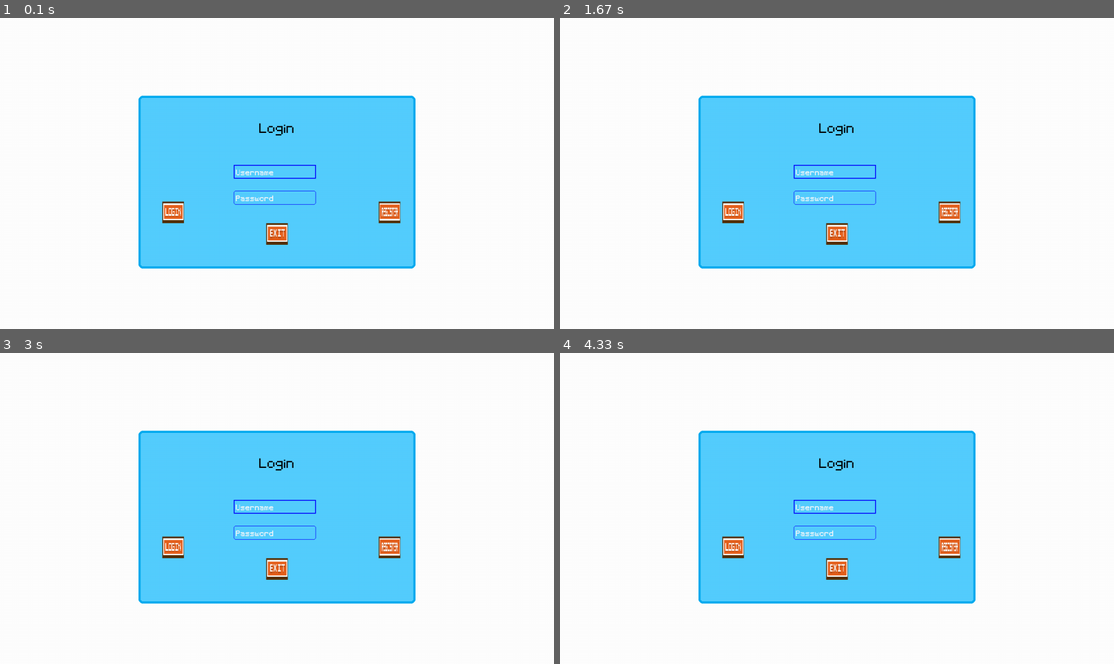
Above: before the commit, frames 1-4 (two rows, left to right).
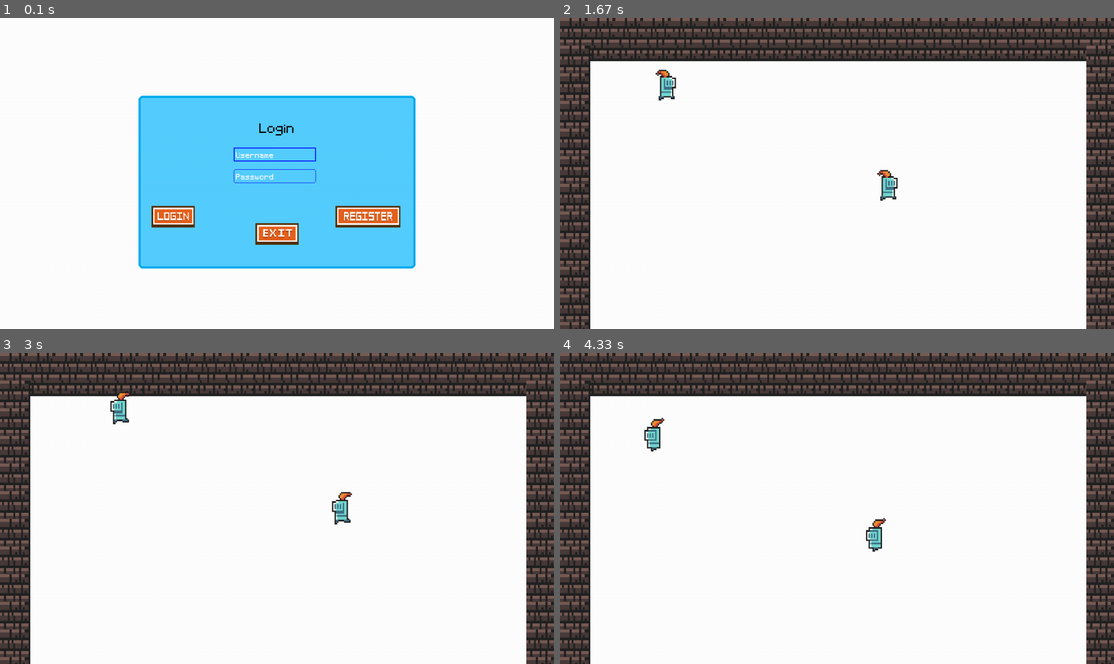
Above: after the commit, the same moments.

Repository: AeKard/GamedevPygame
Game: pygame game, started from main.py
The game is run twice, just before and just after one commit, with the same random seed, the same clock (stepped at 60 frames per second) and the same inputs.
Inputs (mouse positions are in pixels of both pictures, inside the frame that each line leads up to):
- Up to frame 1 (0.1 s): no input
- Up to frame 2 (1.67 s): click (731, 217) at 0.38 s; click (925, 217) at 0.72 s; hold Right 1-1.47 s; hold Up from 1.5 s (still down)
- Up to frame 3 (3 s): release Up at 1.8 s; press the mouse at (171, 552) at 1.87 s; move the mouse to (160, 580) at 1.97 s; release the mouse at (155, 604) at 2.1 s; hold Right 2.17-2.63 s; hold Left from 2.67 s (still down)
- Up to frame 4 (4.33 s): release Left at 3.2 s; hold Down 3.23-3.53 s; press the mouse at (837, 511) at 3.6 s; move the mouse to (776, 480) at 3.7 s; release the mouse at (715, 449) at 3.83 s; click "Username" at 3.95 s; hold Left from 4.23 s (still down)

The runs differ from the first frame. In frame 1, 2.5% of the frame differs, in the area x 27-73%, y 41-73%; in frame 2, 51%; in frame 3, 51%; in frame 4, 51%, in the area x 0-100%, y 0-100%.

Commit message:
playermovement, tile set

Diff:
--- /dev/null
+++ b/level.py
@@ -0,0 +1,39 @@
+import pygame
+from setting import *
+from player import Player
+from tile import Tile
+
+class level:
+    def __init__(self):
+        # get the display surface
+        self.display_surface = pygame.display.get_surface()
+
+        # sprite Group
+        self.player_sprite = pygame.sprite.Group() # groups the player
+        self.visible_sprite = pygame.sprite.Group()
+        self.obstacle_sprite = pygame.sprite.Group()
+
+        self.setup() # calls the function setup in init
+
+        #sprite setup
+        self.create_map()
+        # SPRITE
+    def create_map(self):
+        for row_index,row in enumerate(WORLD_MAP):
+            for col_index, col in enumerate(row):
+                x = col_index * TILE_SIZE
+                y = row_index * TILE_SIZE
+                if col == 'x':
+                    Tile((x,y),[self.visible_sprite]) # POSITION GROUP
+                if col == 'p':
+                    Player((x,y),[self.player_sprite])
+
+
+    def setup(self):
+        self.player = Player((640,360), self.player_sprite) # Gets the player pos and group
+
+    def run(self, dt):
+        self.display_surface.fill('white') # fill the display surface
+        self.visible_sprite.draw(self.display_surface)
+        self.player_sprite.draw(self.display_surface) # draw the sprite in display surface
+        self.player_sprite.update(dt) # update the sprite and calls all children
--- a/main.py
+++ b/main.py
@@ -1,54 +1,66 @@
 import pygame, sys
 from setting import *
+from level import level
 
 pygame.init()
+#title
 clock = pygame.time.Clock()
 # Main SCREEN
 SCREEN = pygame.display.set_mode((SCREEN_WIDTH,SCREEN_HEIGHT))
 
 #SCREEN CONTROL
 ctr_login = True
+ctr_register = False
+ctr_gameloop = False
 # LOGIN SCREEN BackGround
 # btn Image in login
 exit_btn = pygame.image.load('Button/0_exit_btn.png').convert_alpha()
-exit_scaled = pygame.transform.scale(exit_btn,(50,50))
-exit_center_rect = exit_scaled.get_rect(center = (640,500))
+exit_scaled = pygame.transform.scale(exit_btn,(100,50))
 
 login_btn = pygame.image.load('Button/1_login_btn.png').convert_alpha()
-login_scaled = pygame.transform.scale(login_btn,(50,50))
-login_center_rect = login_scaled.get_rect(center = (400, 450))
+login_scaled = pygame.transform.scale(login_btn,(100,50))
 
 register_btn = pygame.image.load('Button/2_register_btn.png').convert_alpha()
-register_scaled = pygame.transform.scale(register_btn,(50,50))
-register_center_rect = register_scaled.get_rect(center = (900, 450))
-
-button_pressed_exit = False
+register_scaled = pygame.transform.scale(register_btn,(150,50))
+
 button_pressed_login = False
 button_pressed_register = False
 #GLOBAL FONT
 base_font = pygame.font.Font('font/Pixeltype.ttf',50) # initialize the font fonttype, Fontsize
 #FONT
 login_surface = base_font.render('Login', False, 'black') # login AA color
+register_surface = base_font.render('register', False, 'black') # login AA color
 login_rect = login_surface.get_rect(center = (SCREEN_WIDTH / 2,SCREEN_HEIGHT / 2 - 100))
-
-
+register_rect = register_surface.get_rect(center = (SCREEN_WIDTH / 2,SCREEN_HEIGHT / 2 - 100))
+
+
+# Login From
 #FONT USERINPUT
 user_font = pygame.font.Font('font/Pixeltype.ttf',30) # initialize the font fonttype, Fontsize
 COLOR_INACTIVE = pygame.Color('lightskyblue3')
 COLOR_ACTIVE = pygame.Color('dodgerblue2')
-
 user_input = 'Username'
-user_surface_rect = pygame.Rect(SCREEN_WIDTH/2 - 100,340,190,32)
+user_surface_rect = pygame.Rect(SCREEN_WIDTH/2 - 100,300,190,32)
 
 pass_input = 'Password'
-pass_surface_rect = pygame.Rect(SCREEN_WIDTH/2 - 100, 400,190,32)
+pass_surface_rect = pygame.Rect(SCREEN_WIDTH/2 - 100, 350,190,32)
 
 user_active = False
 pass_active = False
 
-#BUTTON IS PRESSED?
-
-# GAME LOOP
+#RegisterForm
+user_input_reg = 'Username'
+user_surface_rect_reg = pygame.Rect(SCREEN_WIDTH/2 - 100,300,190,32)
+
+pass_input_reg = 'Password'
+pass_surface_rect_reg = pygame.Rect(SCREEN_WIDTH/2 - 100, 350,190,32)
+
+user_active_reg = False
+pass_active_reg = False
+# LEVEL
+level_surface = level()
+
+
 while True:
     # MAIN SCREEN
     SCREEN.fill('white')
@@ -57,9 +69,12 @@
         pygame.draw.rect(SCREEN, '#55CEFF', pygame.Rect(320,180,640,400),0,10)
         pygame.draw.rect(SCREEN, '#00ABF0', pygame.Rect(320,180,640,400),5,10)
         # Draw in login_surf
-        #btn
+        # placement and printing btn
+        exit_center_rect = exit_scaled.get_rect(center = (640,500))
         SCREEN.blit(exit_scaled, exit_center_rect)
+        login_center_rect = login_scaled.get_rect(center = (400, 460))
         SCREEN.blit(login_scaled, login_center_rect)
+        register_center_rect = register_scaled.get_rect(center = (850, 460))
         SCREEN.blit(register_scaled, register_center_rect)
         #login text
         SCREEN.blit(login_surface, login_rect)
@@ -72,24 +87,67 @@
         pass_surface =  user_font.render(pass_input,False,(255,250,250))
         SCREEN.blit(pass_surface,(pass_surface_rect.x + 5, pass_surface_rect.y + 10))
 
+    if ctr_register:
+        # Register Screen
+
+        pygame.draw.rect(SCREEN, '#55CEFF', pygame.Rect(320,180,640,400),0,10)
+        pygame.draw.rect(SCREEN, '#00ABF0', pygame.Rect(320,180,640,400),5,10)
+        # Draw in login_surf
+        #btn
+        login_center_rect = login_scaled.get_rect(center = (400, 460))
+        SCREEN.blit(login_scaled, login_center_rect)
+        exit_center_rect = exit_scaled.get_rect(center = (640,500))
+        SCREEN.blit(exit_scaled, exit_center_rect)
+        register_center_rect = register_scaled.get_rect(center = (600,600))
+        SCREEN.blit(register_scaled, register_center_rect)
+        #login text
+        SCREEN.blit(register_surface, register_rect)
+        #Login Input text box
+        pygame.draw.rect(SCREEN, 'blue',user_surface_rect_reg,2)
+        user_surface_reg =  user_font.render(user_input_reg,False,(255,250,250))
+        SCREEN.blit(user_surface_reg,(user_surface_rect.x + 5, user_surface_rect.y + 10))
+
+        pygame.draw.rect(SCREEN, 'blue',pass_surface_rect,1,5)
+        pass_surface_reg =  user_font.render(pass_input_reg,False,(255,250,250))
+        SCREEN.blit(pass_surface_reg,(pass_surface_rect.x + 5, pass_surface_rect.y + 10))
+
+    # Game Loop
 
     for event in pygame.event.get():
         if event.type == pygame.QUIT:
             pygame.quit()
             sys.exit()
-
         # Login Interface user INPUTS
+
         if ctr_login:
+            mouse_pos = pygame.mouse.get_pos()
             # Button Inputs
-
+            if login_center_rect.collidepoint(mouse_pos):
+                if pygame.mouse.get_pressed()[0] == 1:
+                    if user_input == user_input_reg and pass_input_reg == pass_input:
+                        ctr_gameloop = True
+                    button_pressed_login = True
+            if register_center_rect.collidepoint(mouse_pos):
+                if pygame.mouse.get_pressed()[0] == 1:
+                    button_pressed_register = True
+                    ctr_login = False
+                    ctr_register = True
+            if exit_center_rect.collidepoint(mouse_pos):
+                if pygame.mouse.get_pressed()[0] == 1:
+                    pygame.quit()
+                    sys.exit()
             # Typing Inputs
             if event.type == pygame.MOUSEBUTTONDOWN:
                 if user_surface_rect.collidepoint(event.pos):
                     user_active = True
+                    if(user_input == 'Username'):
+                        user_input = ''
                 else:
                     user_active = False
                 if pass_surface_rect.collidepoint(event.pos):
                     pass_active = True
+                    if(pass_input == 'Password'):
+                        pass_input = ''
                 else:
                     pass_active = False
             if event.type == pygame.KEYDOWN:
@@ -106,7 +164,53 @@
                             pass_input = pass_input[:-1]
                         else:
                             pass_input += event.unicode
-
-
-    dt = clock.tick(60)
+        if ctr_register:
+            mouse_pos = pygame.mouse.get_pos()
+            # Button Inputs
+            if login_center_rect.collidepoint(mouse_pos):
+                if pygame.mouse.get_pressed()[0] == 1:
+                    ctr_register = False
+                    ctr_login = True
+                    button_pressed_login = True
+            if register_center_rect.collidepoint(mouse_pos):
+                if pygame.mouse.get_pressed()[0] == 1:
+                    button_pressed_register = True
+            if exit_center_rect.collidepoint(mouse_pos):
+                if pygame.mouse.get_pressed()[0] == 1:
+                    pygame.quit()
+                    sys.exit()
+            # Typing Inputs
+            if event.type == pygame.MOUSEBUTTONDOWN:
+                if user_surface_rect_reg.collidepoint(event.pos):
+                    user_active_reg = True
+                    if user_input_reg == 'Username':
+                        user_input_reg = ''
+                else:
+                    user_active_reg = False
+                if pass_surface_rect_reg.collidepoint(event.pos):
+                    if pass_input_reg == 'Password':
+                        pass_input_reg = ''
+                    pass_active_reg = True
+                else:
+                    pass_active_reg = False
+            if event.type == pygame.KEYDOWN:
+                if user_active_reg == True:
+                    if len(user_input_reg) < 16:
+                        if event.key == pygame.K_BACKSPACE:
+                            user_input_reg = user_input_reg[:-1]
+                        else:
+                            user_input_reg += event.unicode
+                        print(user_input)
+                if pass_active_reg == True:
+                    if len(pass_input_reg) < 16:
+                        if event.key == pygame.K_BACKSPACE:
+                            pass_input_reg = pass_input_reg[:-1]
+                        else:
+                            pass_input_reg += event.unicode
+
+        # Main game command loop
+        # if ctr_gameloop:
+    dt = clock.tick()/1000
+    if ctr_gameloop:
+        level_surface.run(dt)
     pygame.display.update()
--- /dev/null
+++ b/player.py
@@ -0,0 +1,86 @@
+import pygame
+from support import *
+
+class Player(pygame.sprite.Sprite):
+    def __init__(self, pos, groups):
+        super().__init__(groups)
+        # Initializa the player
+        # self.player = pygame.image.load('player/knight_m_idle_anim_f0').convert_alpha()
+
+        # call support and for animation
+        self.import_assets()
+        self.status = 'right'
+        self.frame_index = 0
+        # character general setup
+        self.image = self.animations[self.status][self.frame_index]
+        self.rect = self.image.get_rect(center = pos)
+        #orientation
+        self.orientation_x = False
+        self.orientation_y = False
+        #movement attribute
+        self.direction = pygame.math.Vector2()
+        self.pos = pygame.math.Vector2(self.rect.center)
+        self.speed = 200
+
+    def import_assets(self):
+        self.animations = { 'hit': [], 'right_idle': [], 'left_idle': [], 'right_run':[], 'left_run': [], 'right': []}
+
+        for animation in self.animations.keys():
+            full_path = 'player/' + animation
+            self.animations[animation] = import_folder(full_path)
+
+    def animate(self, dt):
+        self.frame_index += 4 * dt
+        # print(self.status)
+        if self.frame_index >= len(self.animations[self.status]):
+            self.frame_index = 0
+        self.image = pygame.transform.scale(self.animations[self.status][int(self.frame_index)],(50,100))
+
+    def input(self):
+        keys = pygame.key.get_pressed()
+
+        # Directionmovement
+        if keys[pygame.K_UP]:
+            self.direction.y = -1
+            self.status = 'right_run'
+            self.orientation_y = True
+        elif keys[pygame.K_DOWN]:
+            self.direction.y = 1
+            self.status = 'left_run'
+            self.orientation_y = True
+        else:
+            self.orientation_y = False
+            self.direction.y = 0
+
+        if keys[pygame.K_RIGHT]:
+            self.orientation_x = False
+            self.direction.x = 1
+            self.status = 'right_run'
+
+        elif keys[pygame.K_LEFT]:
+            self.orientation_x = True
+            self.direction.x = -1
+            self.status = 'left_run'
+        else:
+            if self.orientation_x == True and self.orientation_y != True:
+                self.status = 'left_idle'
+            elif self.orientation_x == False and self.orientation_y != True:
+                self.status = 'right_idle'
+            self.direction.x = 0
+
+    def move(self,dt):
+        # Normalize vector
+        if self.direction.magnitude() > 0:
+            self.direction = self.direction.normalize()
+
+        # horizontal movement
+        self.pos.x += self.direction.x * self.speed * dt
+        self.rect.x = self.pos.x
+        # vertical
+        self.pos.y += self.direction.y * self.speed * dt
+        self.rect.y = self.pos.y
+
+    def update(self, dt):
+        self.input()
+        self.move(dt)
+        self.animate(dt)
--- a/setting.py
+++ b/setting.py
@@ -3,3 +3,28 @@
 SCREEN_WIDTH = 1280
 SCREEN_HEIGHT = 720
 TILE_SIZE = 64
+
+
+WORLD_MAP = [
+    ['x','x','x','x','x','x','x','x','x','x','x','x','x','x','x','x','x','x','x','x'],
+    ['x',' ',' ',' ',' ',' ',' ',' ',' ',' ',' ',' ',' ',' ',' ',' ',' ',' ',' ','x'],
+    ['x',' ','p',' ',' ',' ',' ',' ',' ',' ',' ',' ',' ',' ',' ',' ',' ',' ',' ','x'],
+    ['x',' ',' ',' ',' ',' ',' ',' ',' ',' ',' ',' ',' ',' ',' ',' ',' ',' ',' ','x'],
+    ['x',' ',' ',' ',' ',' ',' ',' ',' ',' ',' ',' ',' ',' ',' ',' ',' ',' ',' ','x'],
+    ['x',' ',' ',' ',' ',' ',' ',' ',' ',' ',' ',' ',' ',' ',' ',' ',' ',' ',' ','x'],
+    ['x',' ',' ',' ',' ',' ',' ',' ',' ',' ',' ',' ',' ',' ',' ',' ',' ',' ',' ','x'],
+    ['x',' ',' ',' ',' ',' ',' ',' ',' ',' ',' ',' ',' ',' ',' ',' ',' ',' ',' ','x'],
+    ['x',' ',' ',' ',' ',' ',' ',' ',' ',' ',' ',' ',' ',' ',' ',' ',' ',' ',' ','x'],
+    ['x',' ',' ',' ',' ',' ',' ',' ',' ',' ',' ',' ',' ',' ',' ',' ',' ',' ',' ','x'],
+    ['x',' ',' ',' ',' ',' ',' ',' ',' ',' ',' ',' ',' ',' ',' ',' ',' ',' ',' ','x'],
+    ['x',' ',' ',' ',' ',' ',' ',' ',' ',' ',' ',' ',' ',' ',' ',' ',' ',' ',' ','x'],
+    ['x',' ',' ',' ',' ',' ',' ',' ',' ',' ',' ',' ',' ',' ',' ',' ',' ',' ',' ','x'],
+    ['x',' ',' ',' ',' ',' ',' ',' ',' ',' ',' ',' ',' ',' ',' ',' ',' ',' ',' ','x'],
+    ['x',' ',' ',' ',' ',' ',' ',' ',' ',' ',' ',' ',' ',' ',' ',' ',' ',' ',' ','x'],
+    ['x',' ',' ',' ',' ',' ',' ',' ',' ',' ',' ',' ',' ',' ',' ',' ',' ',' ',' ','x'],
+    ['x',' ',' ',' ',' ',' ',' ',' ',' ',' ',' ',' ',' ',' ',' ',' ',' ',' ',' ','x'],
+    ['x',' ',' ',' ',' ',' ',' ',' ',' ',' ',' ',' ',' ',' ',' ',' ',' ',' ',' ','x'],
+    ['x',' ',' ',' ',' ',' ',' ',' ',' ',' ',' ',' ',' ',' ',' ',' ',' ',' ',' ','x'],
+    ['x',' ',' ',' ',' ',' ',' ',' ',' ',' ',' ',' ',' ',' ',' ',' ',' ',' ',' ','x'],
+    ['x','x','x','x','x','x','x','x','x','x','x','x','x','x','x','x','x','x','x','x']
+]
--- /dev/null
+++ b/support.py
@@ -0,0 +1,13 @@
+# module
+from os import walk # allows us to walk different folder
+import pygame
+def import_folder(path):
+    surface_list = []
+
+    for _,__,img_file in walk(path):
+        for image in img_file:
+            full_path = path + '/' + image
+            image_surf = pygame.image.load(full_path).convert_alpha()
+            print(full_path)
+            surface_list.append(image_surf)
+    return surface_list
--- /dev/null
+++ b/tile.py
@@ -0,0 +1,13 @@
+import pygame
+from setting import *
+
+class Tile(pygame.sprite.Sprite):
+    def __init__(self,pos,group):
+        super().__init__(group)
+        self.image = pygame.image.load('walls/wall_corner_front_right.png').convert_alpha()
+        self.image_scale = pygame.transform.scale2x(self.image)
+        self.rect  = self.image.get_rect(topleft = pos)
+        self.transform()
+
+    def transform(self):
+        self.image = pygame.transform.scale(self.image,(70,100))
Binary file added: enemy/ogre_idle_anim_f0.png
Binary file added: enemy/ogre_idle_anim_f1.png
Binary file added: enemy/ogre_idle_anim_f2.png
Binary file added: enemy/ogre_idle_anim_f3.png
Binary file added: enemy/ogre_run_anim_f0.png
Binary file added: enemy/ogre_run_anim_f1.png
Binary file added: enemy/ogre_run_anim_f2.png
Binary file added: enemy/ogre_run_anim_f3.png
Binary file added: player/hit/0.png
Binary file added: player/left_idle/0.png
Binary file added: player/left_idle/1.png
Binary file added: player/left_idle/2.png
(and 26 more such lines)
